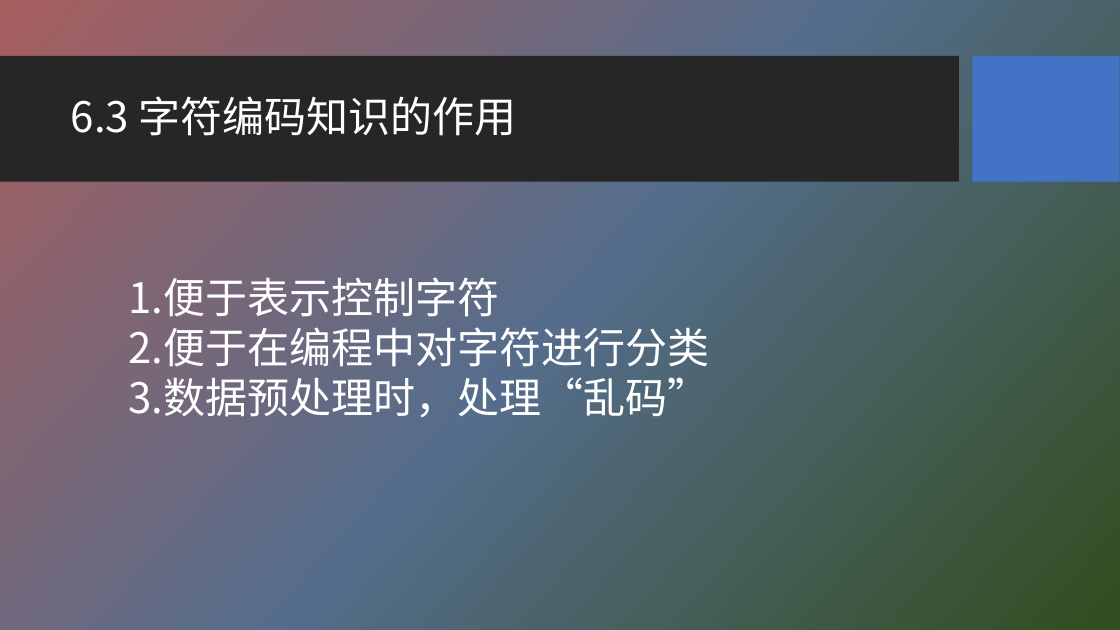
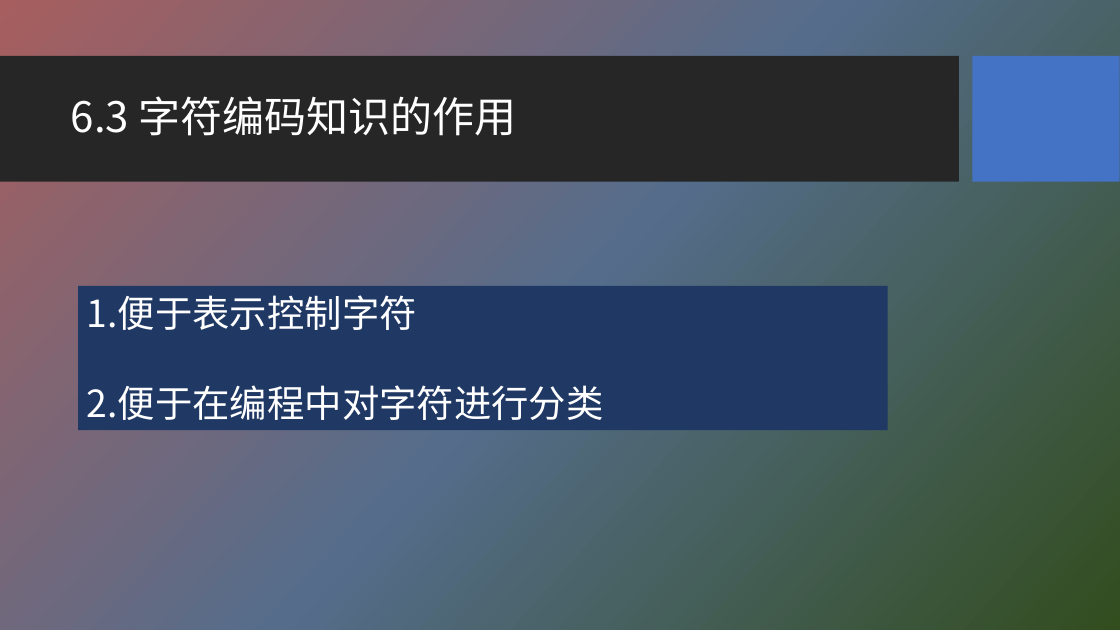
Before and after one commit to HBU/NLP_PPT, a slide deck: slide 24 of PPT-2020/ch06 字符编码与字频统计.pptx (slide 22 before the commit). Drawn at 1120x630 pixels with LibreOffice and Linux fonts; fonts in the diff are those of the drawing; background and template pictures are left out. Boxes give left, top, right and bottom in pixels: in the first picture for what was removed or moved away, otherwise in the second. Text is boxed around its words. In the diff, an @@ line names an element or a change of style, - is before the commit and + after.

```diff
--- a/PPT-2020/ch06 字符编码与字频统计.pptx
+++ b/PPT-2020/ch06 字符编码与字频统计.pptx
@@ rectangle "便于表示控制字符": place and size @@
-rectangle "便于表示控制字符" at [129, 277, 710, 417]
+rectangle "便于表示控制字符" at [78, 286, 888, 430]
@@ rectangle "便于表示控制字符" at [78, 286, 888, 430]: size 36 to 32 pt; fill none to #203864 @@
@@ text in rectangle at [129, 377, 710, 417]: paragraph removed @@
-3. 数据预处理时，处理“乱码”
```
Also in this commit, not shown: 27 other slides changed, 3 slides added.
